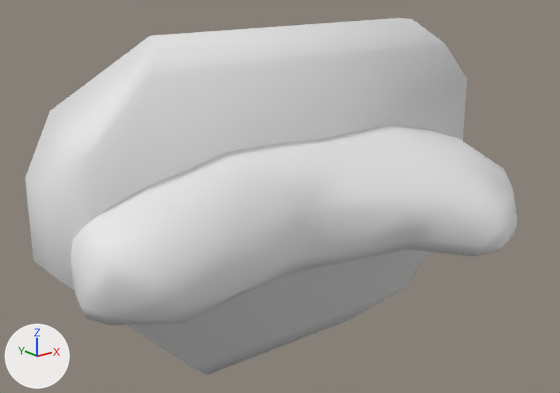
An edit to the FBX model Assets/Stylized_Egypt/Meshes/stones/SM_stone_05.fbx, drawn before and after from the same camera.
The view is the same before and after, from a 50 mm camera at (-0.782, -0.971, 0.414) aimed at (-0.01, -0.006, 0.028). The lights are fixed; the arrows at lower left show +X, +Y and +Z. Where no turn or scale is listed for an object, it has been applied to the vertices.

The scene before the commit, as lines of its bpy script (objects in view):
```python
me_sm_stone_05 = bpy.data.meshes.new('SM_stone_05')
me_sm_stone_05.from_pydata(...)  # 159 vertices, 314 faces; spans x -0.413..0.423, y -0.303..0.261, z -0.064..0.172
me_sm_stone_05.materials.append(mat_mi_stones_01_inst)  # its picture is missing
me_sm_stone_05_convexhulls = bpy.data.meshes.new('SM_stone_05_ConvexHulls')
me_sm_stone_05_convexhulls.from_pydata(...)  # 32 vertices, 60 faces; spans x -41.4..42.4, y -6.5..17.3, z -26.2..30.4
me_sm_stone_05_convexhulls.polygons.foreach_set('use_smooth', [True] * 60)
me_sm_stone_05_convexhulls.materials.append(mat_mi_stones_01_inst)  # its picture is missing
ob_sm_stone_05 = bpy.data.objects.new('SM_stone_05', me_sm_stone_05)
ob_sm_stone_05.location = (0.0, 0.0, 0.0)
ob_sm_stone_05_convexhulls = bpy.data.objects.new('SM_stone_05_ConvexHulls', me_sm_stone_05_convexhulls)
ob_sm_stone_05_convexhulls.location = (0.0, 0.0, 0.0)
ob_sm_stone_05_convexhulls.scale = (0.01, 0.01, 0.01)
```
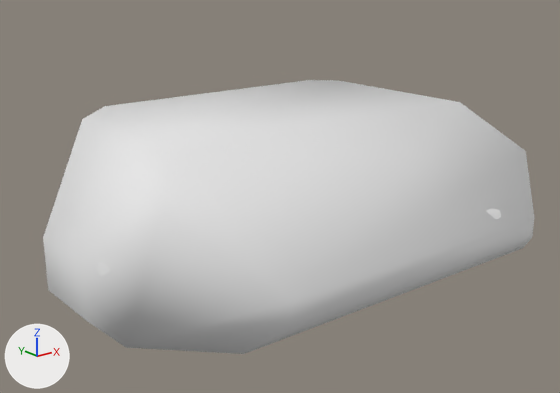
What differs and where, as boxes [x1, y1, x2, y2] in the pictures (560 x 393 px):
'SM_stone_05_ConvexHulls', moved, rescaled (11% wider, 23% shorter): before [25, 18, 467, 375]; after [43, 80, 534, 354]
'SM_stone_05', unchanged, covered by the edit: before [71, 125, 517, 325]

Edits to the bpy script that builds the scene:
```text
Change ob_sm_stone_05_convexhulls:
    add ob_sm_stone_05_convexhulls.parent = ob_sm_stone_695
    ob_sm_stone_05_convexhulls.scale: (0.01, 0.01, 0.01) -> (1.0, 1.0, 1.0)
Add ob_sm_stone_695:
    ob_sm_stone_695 = bpy.data.objects.new('SM_stone_695', None)
    ob_sm_stone_695.location = (0.0, 0.0, 0.0)
    ob_sm_stone_695.rotation_euler = (1.571, 0.0, 0.0)  # degrees (90, 0, 0)
    ob_sm_stone_695.scale = (0.01, 0.01, 0.01)
```
